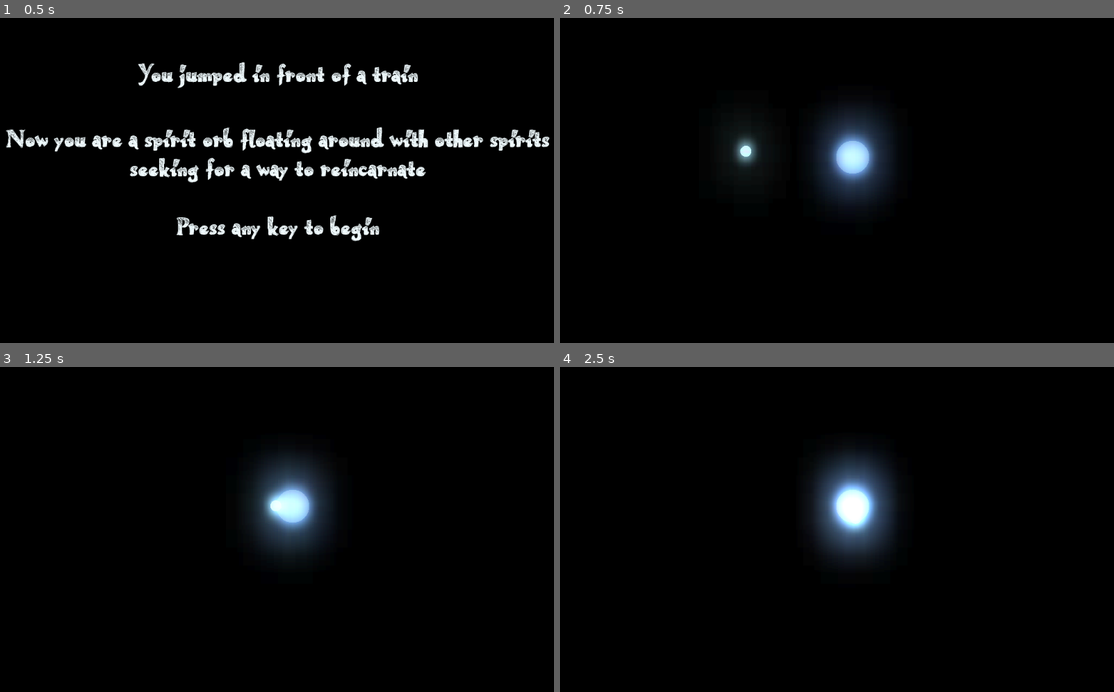
Above: before the commit, frames 1-4 (two rows, left to right).
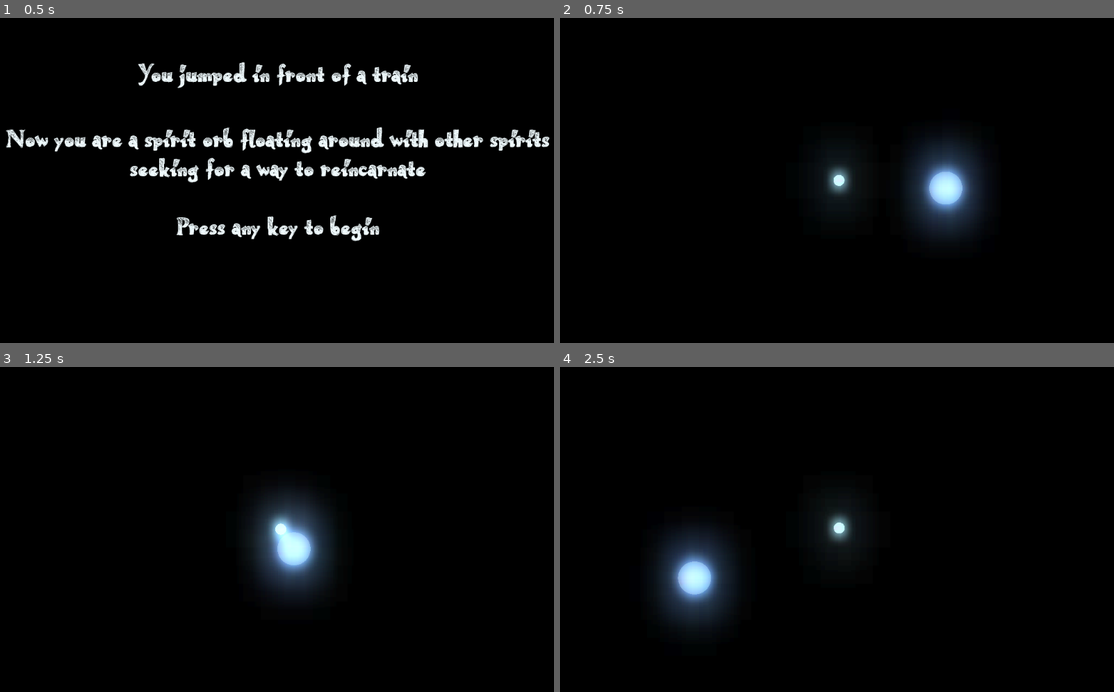
Above: after the commit, the same moments.

Repository: matheusfillipe/Unborn
Game: Godot game, scene res://scenes/Intro.tscn
Same seed, same stepped clock (60 frames per second), same inputs: the game is played once before the commit and once after it.
Inputs (mouse positions are in pixels of both pictures, inside the frame that each line leads up to):
- Up to frame 1 (0.5 s): no input
- Up to frame 2 (0.75 s): tap Enter at 0.5 s; move the mouse to (958, 164) at 0.52 s; press the mouse at (958, 164) at 0.53 s; hold Right (ui_right) from 0.53 s (still down)
- Up to frame 3 (1.25 s): keep holding Right (ui_right)
- Up to frame 4 (2.5 s): move the mouse to (726, 545) at 1.27 s; release Right (ui_right) at 1.28 s; release the mouse at (726, 545) at 1.28 s; hold Down (ui_down) 1.28-2.03 s; click (726, 545) at 1.35 s; move the mouse to (892, 458) at 2.02 s; press the mouse at (892, 458) at 2.03 s; hold Right (ui_right) from 2.03 s (still down)

Frame 1 is identical in both runs. In frame 2, 7.6% of the frame differs, in the area x 30-78%, y 27-69%; in frame 3, 5.1%; in frame 4, 8.0%, in the area x 17-61%, y 25-81%.

Commit message:
add camera

Diff:
--- a/scenes/main.tscn
+++ b/scenes/main.tscn
@@ -26,6 +26,16 @@
 [node name="orb" parent="." instance=ExtResource( 1 )]
 position = Vector2( 539, 257 )
 
+[node name="Camera2D" type="Camera2D" parent="."]
+position = Vector2( 325, 245 )
+current = true
+process_mode = 0
+smoothing_enabled = true
+smoothing_speed = 100.0
+
 [node name="Player" parent="." instance=ExtResource( 3 )]
 position = Vector2( 325, 245 )
 start_brightness = 4.0
+
+[node name="RemoteTransform2D" type="RemoteTransform2D" parent="Player"]
+remote_path = NodePath("../../Camera2D")
